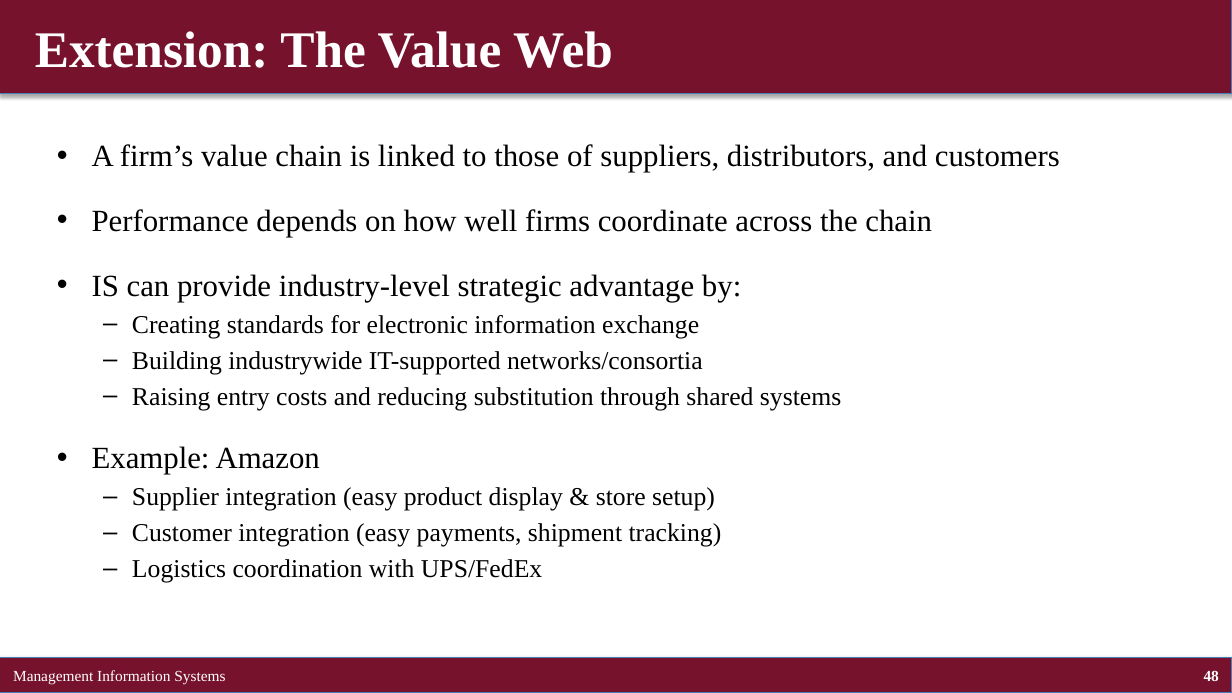
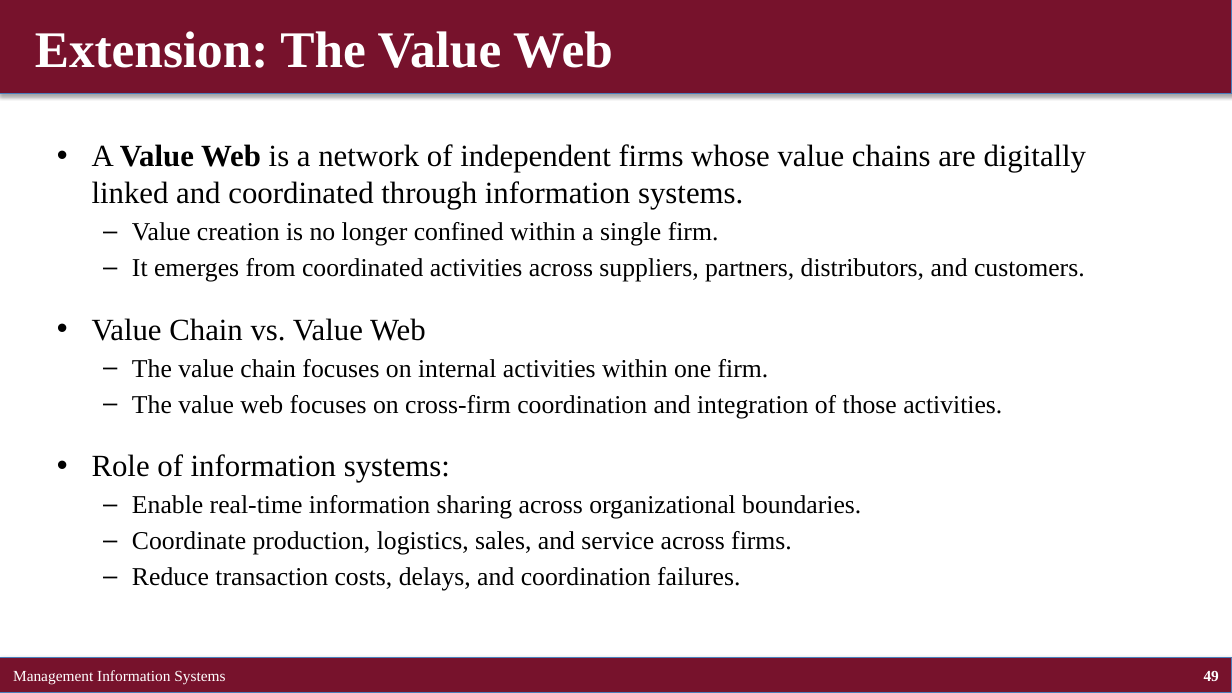
Before and after one commit to brianhwpark/brianhwpark.github.io, a slide deck: slide 49 of files/teaching-resources/concordiacollege-busn-315/busn-315-lecture-note/busn315-ch03.pptx (slide 48 before the commit). Drawn at 1232x693 pixels with LibreOffice and Linux fonts; fonts in the diff are those of the drawing. Boxes give left, top, right and bottom in pixels: in the first picture for what was removed or moved away, otherwise in the second. Text is boxed around its words. In the diff, an @@ line names an element or a change of style, - is before the commit and + after.

```diff
--- a/files/teaching-resources/concordiacollege-busn-315/busn-315-lecture-note/busn315-ch03.pptx
+++ b/files/teaching-resources/concordiacollege-busn-315/busn-315-lecture-note/busn315-ch03.pptx
@@ text at (x1=92, y1=144, x2=1087, y2=591): text changed @@
-• A firm’s value chain is linked to those of suppliers, distributors, and customers
-• Performance depends on how well firms coordinate across the chain
-• IS can provide industry-level strategic advantage by:
-  – Creating standards for electronic information exchange
-  – Building industrywide IT-supported networks/consortia
-  – Raising entry costs and reducing substitution through shared systems
-• Example: Amazon
-  – Supplier integration (easy product display & store setup)
-  – Customer integration (easy payments, shipment tracking)
-  – Logistics coordination with UPS/FedEx
+• A Value Web is a network of independent firms whose value chains are digitally linked and coordinated through information systems.
+  – Value creation is no longer confined within a single firm.
+  – It emerges from coordinated activities across suppliers, partners, distributors, and customers.
+• Value Chain vs. Value Web
+  – The value chain focuses on internal activities within one firm.
+  – The value web focuses on cross-firm coordination and integration of those activities.
+• Role of information systems:
+  – Enable real-time information sharing across organizational boundaries.
+  – Coordinate production, logistics, sales, and service across firms.
+  – Reduce transaction costs, delays, and coordination failures.
```
Also in this commit, not shown: 46 other slides changed, 5 slides added, 5 slides removed, 8 other files.
